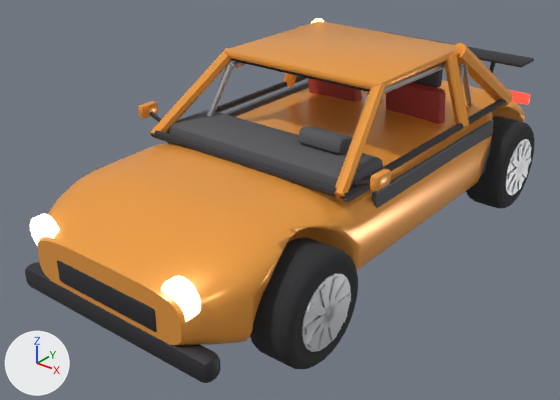
A saved change to the glTF model assets/car.glb.
Camera for both pictures: a camera (50 mm lens) standing at (3.15, -4.45, 2.91) and looking at (-0.15, -0.33, 0.35). Every picture has the same lights, and +X, +Y and +Z are marked at lower left. The older version comes first. Vertices at exactly the same position are counted once.

The first picture shows 'CAR_cage', 'CAR_interior', 'CAR_lamp', 'CAR_paint', 'CAR_seat', 'CAR_trim', 'CAR_wheel_FL', 'CAR_wheel_RL' and 1 more.
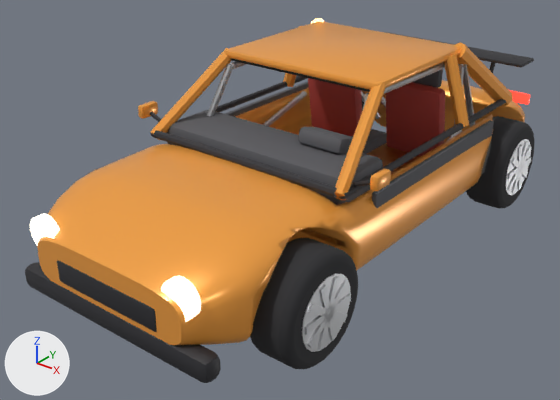
Diff of the bpy script that builds the scene:
```diff
--- a/assets/car.glb.py
+++ b/assets/car.glb.py
@@ me_car_paint @@
 # used by ob_car_paint; location = (0.0, 0.0, 0.0)
-me_car_paint.from_pydata(...)  # 1456 vertices, 2871 faces; spans x -1.03..1.03, y -2.13..2.13, z 0.22..1.45
+me_car_paint.from_pydata(...)  # 1343 vertices, 2642 faces; spans x -1.03..1.03, y -2.13..2.13, z 0.22..1.45
+# me_car_paint part 1: 8 vertices moved from x -0.76..0.76, y -0.84..1.26, z 0.83..0.88 to x -0.78..0.78, y -0.95..1.35, z 0.81..0.87; 174 vertices removed from x -0.76..0.76, y -0.84..1.32, z 0.82..0.88; 61 vertices added at x -0.78..0.78, y -0.95..1.35, z 0.55..0.9
 me_car_paint.materials.append(mat_m_paint)
```

Pixel boxes [x1, y1, x2, y2] of what changed, in the pictures (560 x 400 px):
part 1 of me_car_paint, cut back
    before: [159, 87, 493, 205]
    after: [159, 87, 493, 251]
